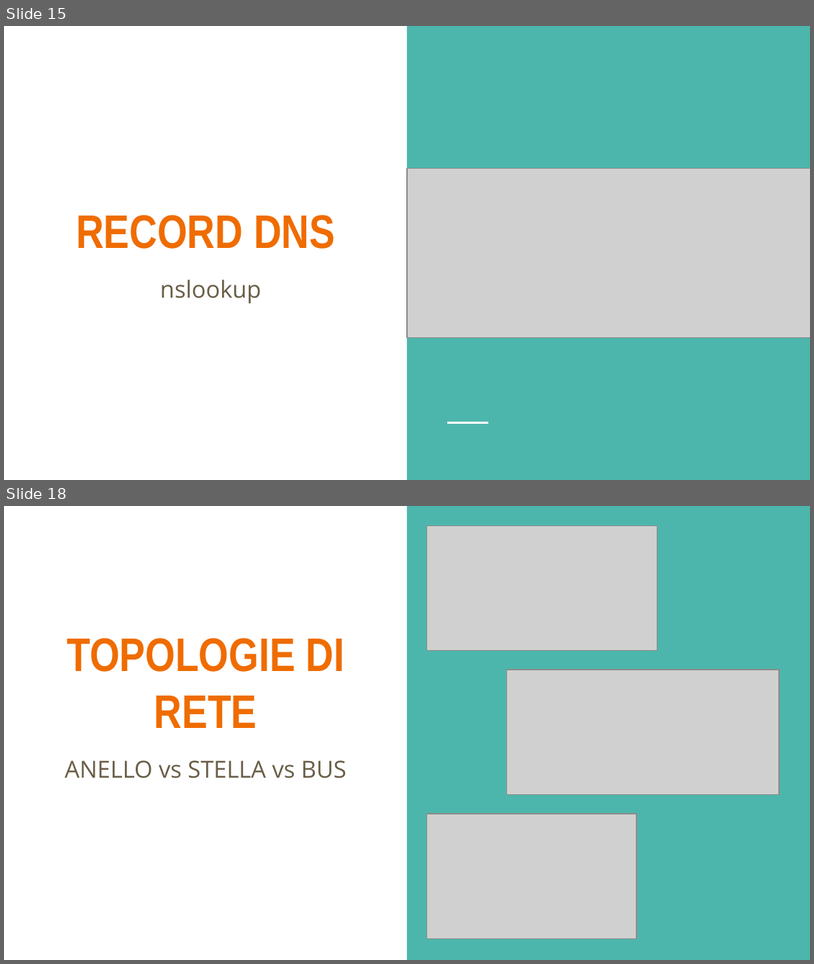
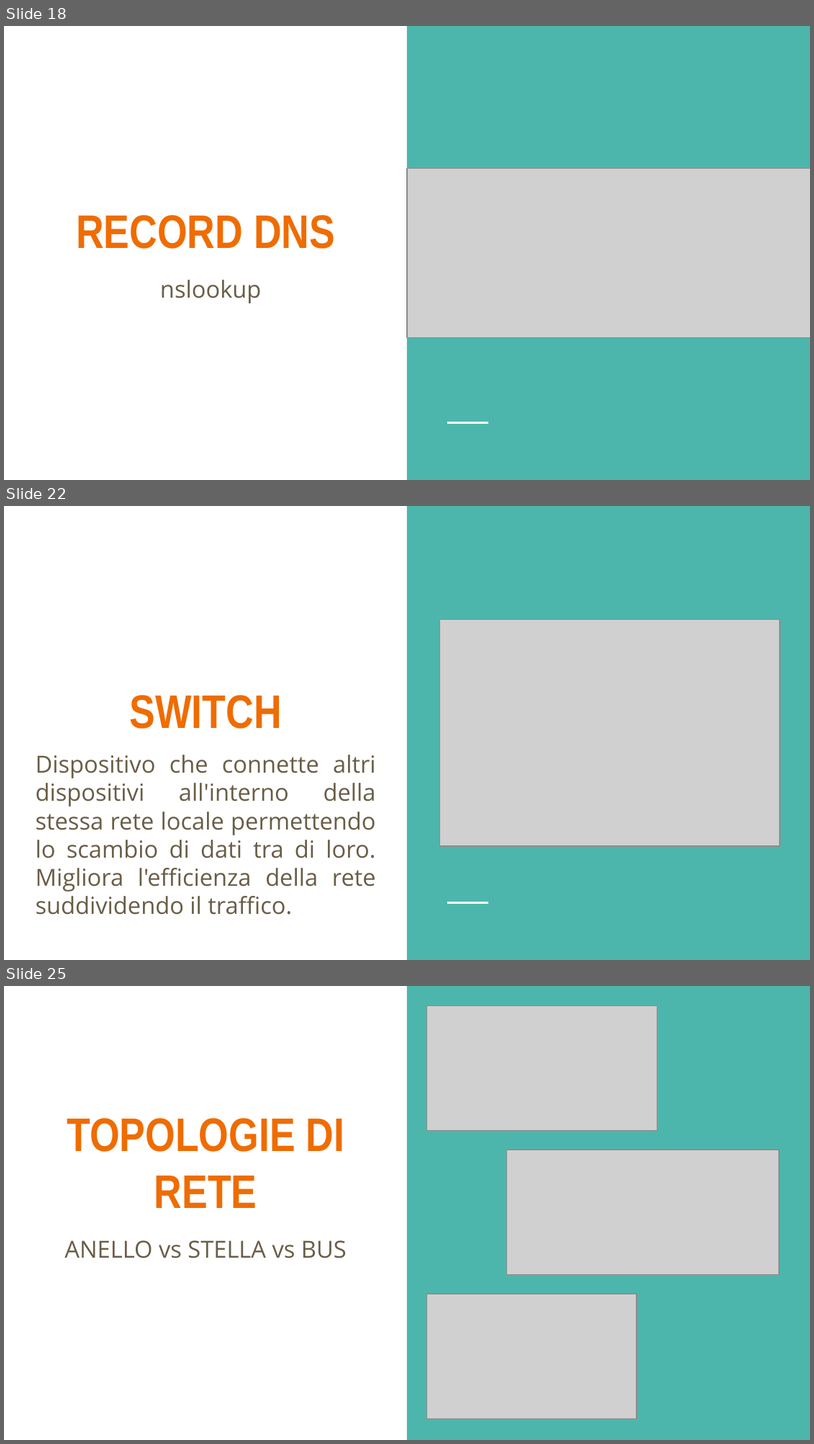
Before and after one commit to LeleCazza/LeleCazza.github.io, a slide deck: reti_informatiche/materiale/lezione_1_reti_introduzione.pptx. Shown one above the other, each under a label of ours: slides 15 and 18 before the commit, slides 18, 22 and 25 after it; the slides between them are not shown. The pictures are 814x964 and 814x1444 pixels, drawn with LibreOffice and Linux fonts; fonts in the diff are those of the drawing; grey boxes stand for pictures. Boxes give left, top, right and bottom in pixels: in the first picture for what was removed or moved away, otherwise in the second. Text is boxed around its words. In the diff, an @@ line names an element or a change of style, - is before the commit and + after.

```diff
--- a/reti_informatiche/materiale/lezione_1_reti_introduzione.pptx
+++ b/reti_informatiche/materiale/lezione_1_reti_introduzione.pptx
@@ slide 22 added at (4, 506, 810, 960), background #FFFFFF; not listed: 2 template elements that a slide beside it also shows @@
@@ picture added at (440, 620, 781, 847) @@
@@ title added at (130, 695, 282, 728), 42 pt, text #EF6C00, bold @@
+SWITCH
@@ text added at (36, 754, 376, 914), 21 pt, text #695D46 @@
+Dispositivo che connette altri dispositivi all'interno della stessa rete locale permettendo lo scambio di dati tra di loro. Migliora l'efficienza della rete suddividendo il traffico.
@@ what was slide 15 is now slide 18 @@
@@ what was slide 18 is now slide 25 @@
```
Also in this commit, not shown: 1 slide changed, 8 other slides added, 2 slides removed, 7 other files.
